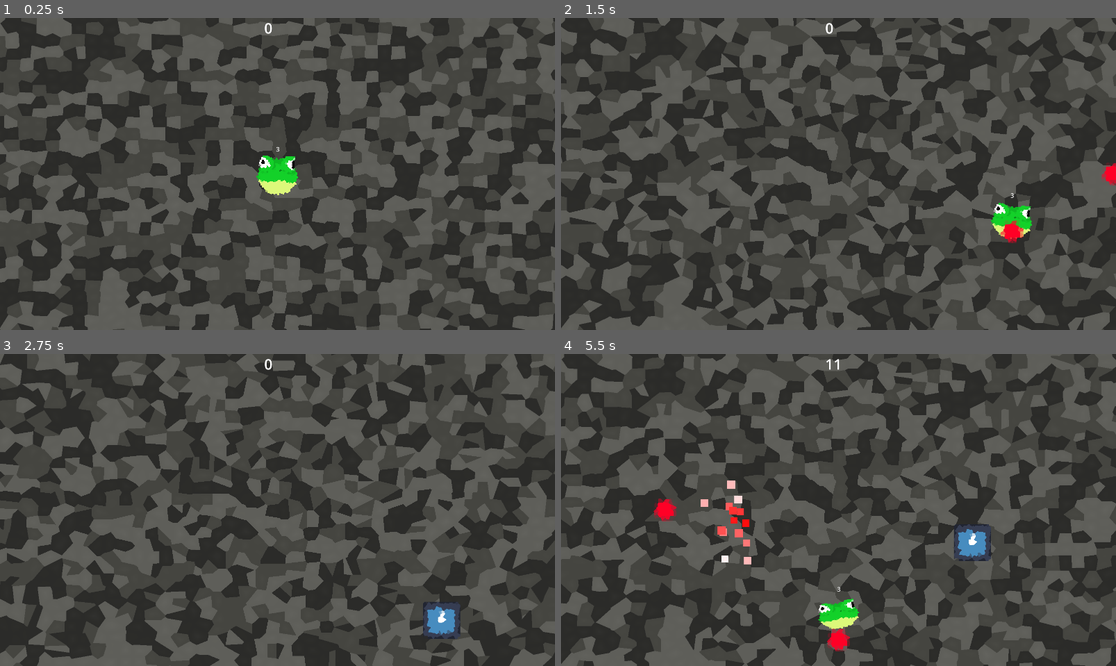
Above: before the commit, frames 1-4 (two rows, left to right).
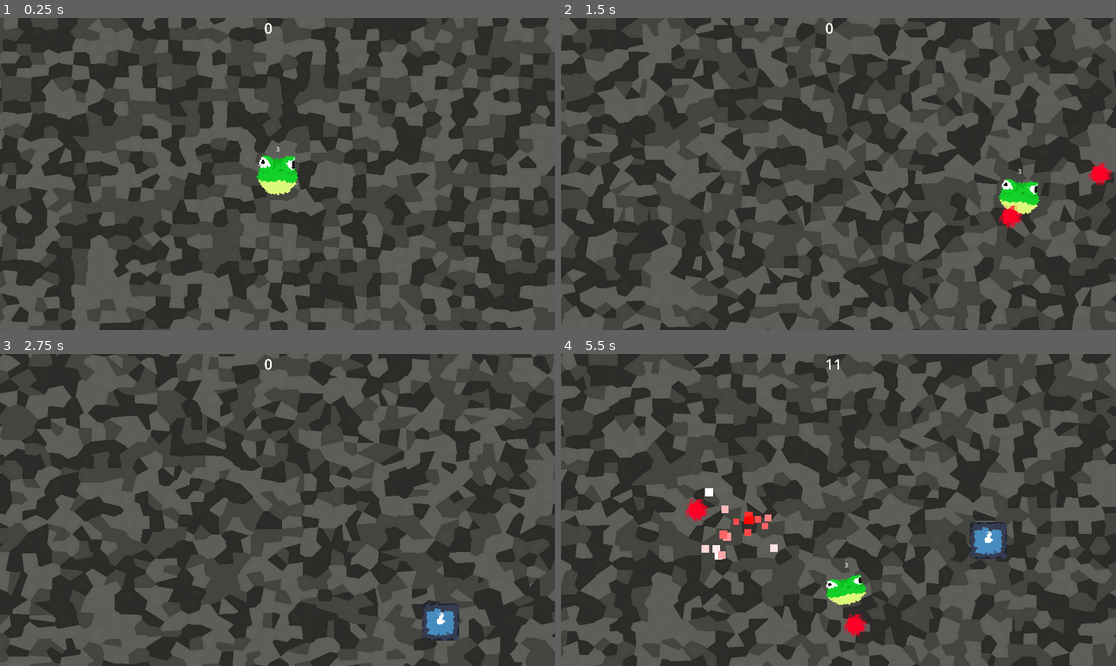
Above: after the commit, the same moments.

Repository: n2ize/FroschRoguelike
Game: Godot game, scene res://testlevel.tscn
Same seed, same stepped clock (60 frames per second), same inputs: the game is played once before the commit and once after it. The engine's default icon, where the game draws it, is replaced by a stand-in: a white triangle on a blue panel in a dark square.
Inputs (mouse positions are in pixels of both pictures, inside the frame that each line leads up to):
- Up to frame 1 (0.25 s): no input
- Up to frame 2 (1.5 s): move the mouse to (960, 158) at 0.52 s; hold D (move_right) 0.53-1.28 s; click (960, 158) at 0.6 s; move the mouse to (727, 189) at 1.27 s; hold S (move_down) from 1.28 s (still down); click (727, 189) at 1.35 s
- Up to frame 3 (2.75 s): move the mouse to (333, 441) at 2.02 s; release S (move_down) at 2.03 s; hold D (move_right) from 2.03 s (still down); click (333, 441) at 2.1 s
- Up to frame 4 (5.5 s): move the mouse to (810, 572) at 2.77 s; release D (move_right) at 2.78 s; hold W (move_up) 2.78-3.53 s; click (810, 572) at 2.85 s; move the mouse to (1005, 556) at 3.52 s; hold A (move_left) 3.53-5.03 s; click (1005, 556) at 3.6 s; move the mouse to (672, 463) at 4.27 s; click (672, 463) at 4.35 s; move the mouse to (866, 510) at 5.02 s; hold S (move_down) from 5.03 s (still down); click (866, 510) at 5.1 s

The runs differ from the first frame. In frame 1, 59% of the frame differs, in the area x 0-100%, y 0-100%; in frame 2, 62%; in frame 3, 61%; in frame 4, 61%.

Commit message:
add screenshake effect, smooth movement

Diff:
--- /dev/null
+++ b/camera_2d.gd
@@ -0,0 +1,18 @@
+extends Camera2D
+
+var shake_strength = 0.0
+var shake_offset = Vector2.ZERO
+
+func _process(delta):
+	if shake_strength > 0:
+		var target = Vector2(randf_range(-shake_strength, shake_strength), randf_range(-shake_strength, shake_strength))
+		shake_offset = shake_offset.lerp(target, 20.0 * delta)
+		offset = shake_offset
+		shake_strength = lerp(shake_strength, 0.0, 8.0 * delta)
+
+		if shake_strength < 0.1:
+			shake_strength = 0.0
+			offset = Vector2.ZERO
+
+func shake(amount: float):
+	shake_strength = amount
--- a/enemy_1.gd
+++ b/enemy_1.gd
@@ -33,6 +33,7 @@
 		#return
 	if area.is_in_group("Bullet"):
 		died.emit()
+		get_viewport().get_camera_2d().shake(50.0)
 		var effect = Deatheffect.instantiate()
 		effect.position = position
 		get_parent().add_child(effect)
--- a/frog_1.gd
+++ b/frog_1.gd
@@ -7,6 +7,8 @@
 var health = 3
 var invincible = false
 
+const acc = 5000 #acceleration
+const friction = 6000
 const Deatheffect = preload("res://gpu_particles_deathparticles.tscn")
 const Hiteffect = preload("res://hitindicatorparticles.tscn")
 const Bullet = preload("res://Bullet.tscn")
@@ -29,11 +31,15 @@
 	if direction != Vector2.ZERO:
 		direction = direction.normalized()
 		last_direction = direction
-		velocity = direction * SPEED
+		velocity = velocity.move_toward(
+			direction * SPEED,
+			acc * delta)
 		target_base_scale = 0.8
 		current_amplitude = lerp(current_amplitude, deg_to_rad(10), 0.1)
 	else:
-		velocity = Vector2.ZERO
+		velocity = velocity.move_toward(
+			Vector2.ZERO,
+			friction * delta)
 		target_base_scale = 0.9
 		current_amplitude = lerp(current_amplitude, deg_to_rad(2), 0.1)
 
@@ -56,6 +62,7 @@
 	if invincible:
 		return
 	health -= 1
+	get_viewport().get_camera_2d().shake(100.0)
 	$Label.text = str(health)
 	var effect = Hiteffect.instantiate()
 	effect.position = position
@@ -63,7 +70,7 @@
 	effect.restart()
 	invincible = true
 	sprite.material.set_shader_parameter("modulate_color", Color.WHITE * 2.0)
-	await get_tree().create_timer(0.1).timeout
+	await get_tree().create_timer(0.3).timeout
 	sprite.material.set_shader_parameter("modulate_color", Color.WHITE)
 	invincible = false
 
@@ -71,6 +78,7 @@
 		die()
 
 func die():
+	get_viewport().get_camera_2d().shake(500.0)
 	var effect = Deatheffect.instantiate()
 	effect.position = position
 	get_parent().add_child(effect)
--- a/testlevel.tscn
+++ b/testlevel.tscn
@@ -3,6 +3,7 @@
 [ext_resource type="Script" uid="uid://celcurdbyk2rl" path="res://testlevel.gd" id="1_b5yu0"]
 [ext_resource type="Shader" uid="uid://n7f74f6m0d8m" path="res://Shader/backgroundlowpoly.gdshader" id="1_w3snd"]
 [ext_resource type="Texture2D" uid="uid://ceml7bjpwfpgm" path="res://Assets/icon.svg" id="2_pi5jr"]
+[ext_resource type="Script" uid="uid://co8fqvcj8a84m" path="res://camera_2d.gd" id="4_kx2s4"]
 
 [sub_resource type="ShaderMaterial" id="ShaderMaterial_pi5jr"]
 shader = ExtResource("1_w3snd")
@@ -20,8 +21,10 @@
 
 [node name="TextureRect" type="TextureRect" parent="." unique_id=81473670]
 material = SubResource("ShaderMaterial_pi5jr")
-offset_right = 1968.2333
-offset_bottom = 1724.0
+offset_left = -60.0
+offset_top = -154.0
+offset_right = 2002.0
+offset_bottom = 1652.1315
 texture = ExtResource("2_pi5jr")
 
 [node name="Timer" type="Timer" parent="." unique_id=829925160]
@@ -41,3 +44,7 @@
 size_flags_horizontal = 4
 text = "0"
 label_settings = SubResource("LabelSettings_kx2s4")
+
+[node name="Camera2D" type="Camera2D" parent="." unique_id=1393320248]
+anchor_mode = 0
+script = ExtResource("4_kx2s4")
Not shown, added: camera_2d.gd.uid
